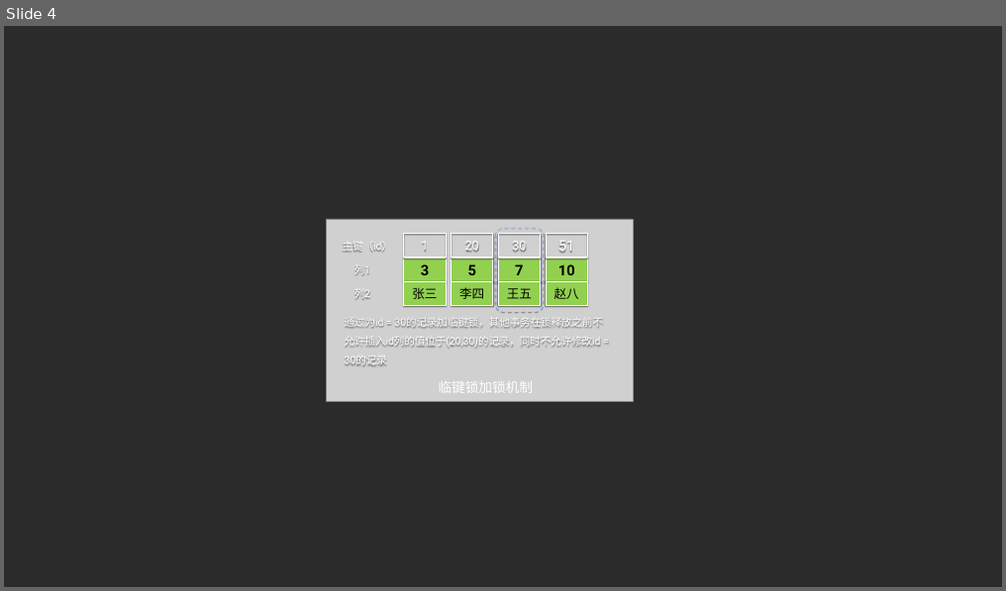
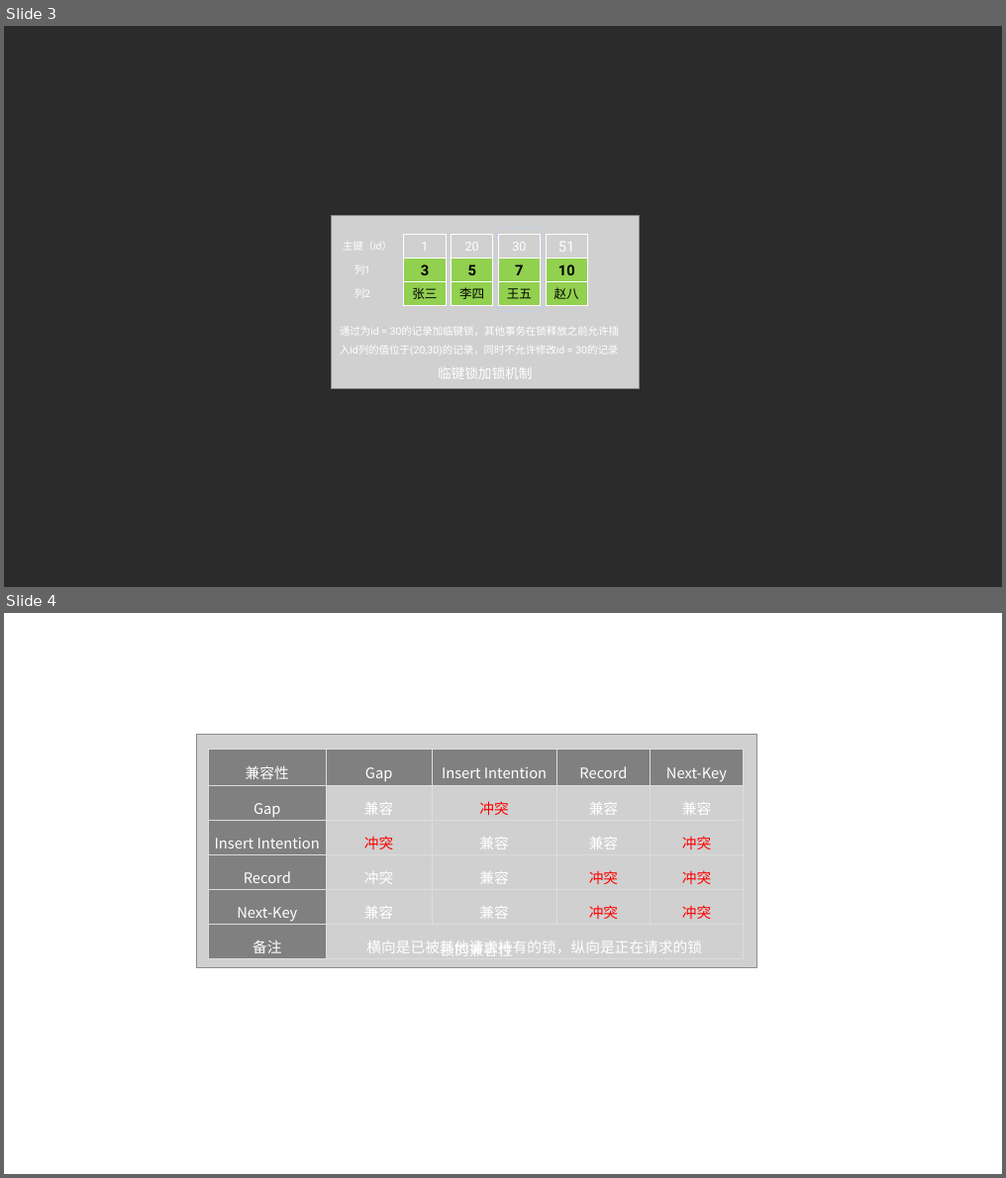
Before and after one commit to caison/java-knowledge-mind-map, a slide deck: 数据库/MySQL锁/配图.pptx. Shown one above the other, each under a label of ours: slide 4 before the commit, slides 3 and 4 after it. The pictures are 1006x591 and 1006x1178 pixels, drawn with LibreOffice and Linux fonts; fonts in the diff are those of the drawing; grey boxes stand for pictures; background and template pictures are left out; a plain dark background stands for a picture behind light text. Boxes give left, top, right and bottom in pixels: in the first picture for what was removed or moved away, otherwise in the second. Text is boxed around its words. In the diff, an @@ line names an element or a change of style, - is before the commit and + after.

```diff
--- a/数据库/MySQL锁/配图.pptx
+++ b/数据库/MySQL锁/配图.pptx
@@ slide 4 added at [4,613,1002,1174], background picture (left out) @@
@@ picture added at [196,735,756,967] @@
@@ table added at [208,749,743,960], 6 rows, 5 columns @@
+兼容性 | Gap | Insert Intention | Record | Next-Key
+Gap | 兼容 | 冲突 | 兼容 | 兼容
+Insert Intention | 冲突 | 兼容 | 兼容 | 冲突
+Record | 冲突 | 兼容 | 冲突 | 冲突
+Next-Key | 兼容 | 兼容 | 冲突 | 冲突
+备注 | 横向是已被其他请求持有的锁，纵向是正在请求的锁 |  |  | 
@@ text added at [440,939,513,959], 14 pt, text #FFFFFF @@
+锁的兼容性
@@ what was slide 4 is now slide 3 @@
@@ slide 3 changed as well @@
@@ picture: place and size @@
-picture at [326,219,632,402]
+picture at [331,215,639,389]
@@ shadow off in 13 elements at [404,258,446,281], [404,282,446,305], [404,234,446,258], [450,258,493,281], [450,282,493,305], [450,234,493,258], [499,258,541,281], [498,282,540,305], [498,234,540,258], [546,258,588,281], [546,282,588,305], [546,234,588,258], [496,228,543,311] @@
@@ text at [340,327,620,354]: text changed @@
-通过为id = 30的记录加临键锁，其他事务在锁释放之前不允许插入id列的值位于(20,30)的记录，同时不允许修改id = 30的记录
+通过为id = 30的记录加临键锁，其他事务在锁释放之前允许插入id列的值位于(20,30)的记录，同时不允许修改id = 30的记录
@@ text "临键锁加锁机制" rewrapped from [358,373,613,401] to [438,368,532,379] @@
```
Also in this commit, not shown: 3 other slides changed, 4 other files.
